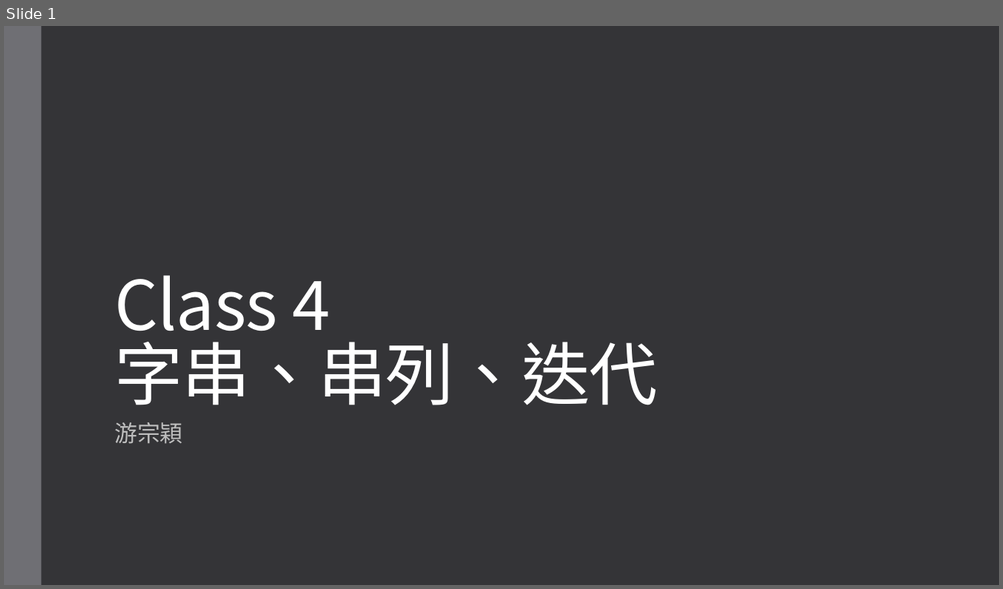
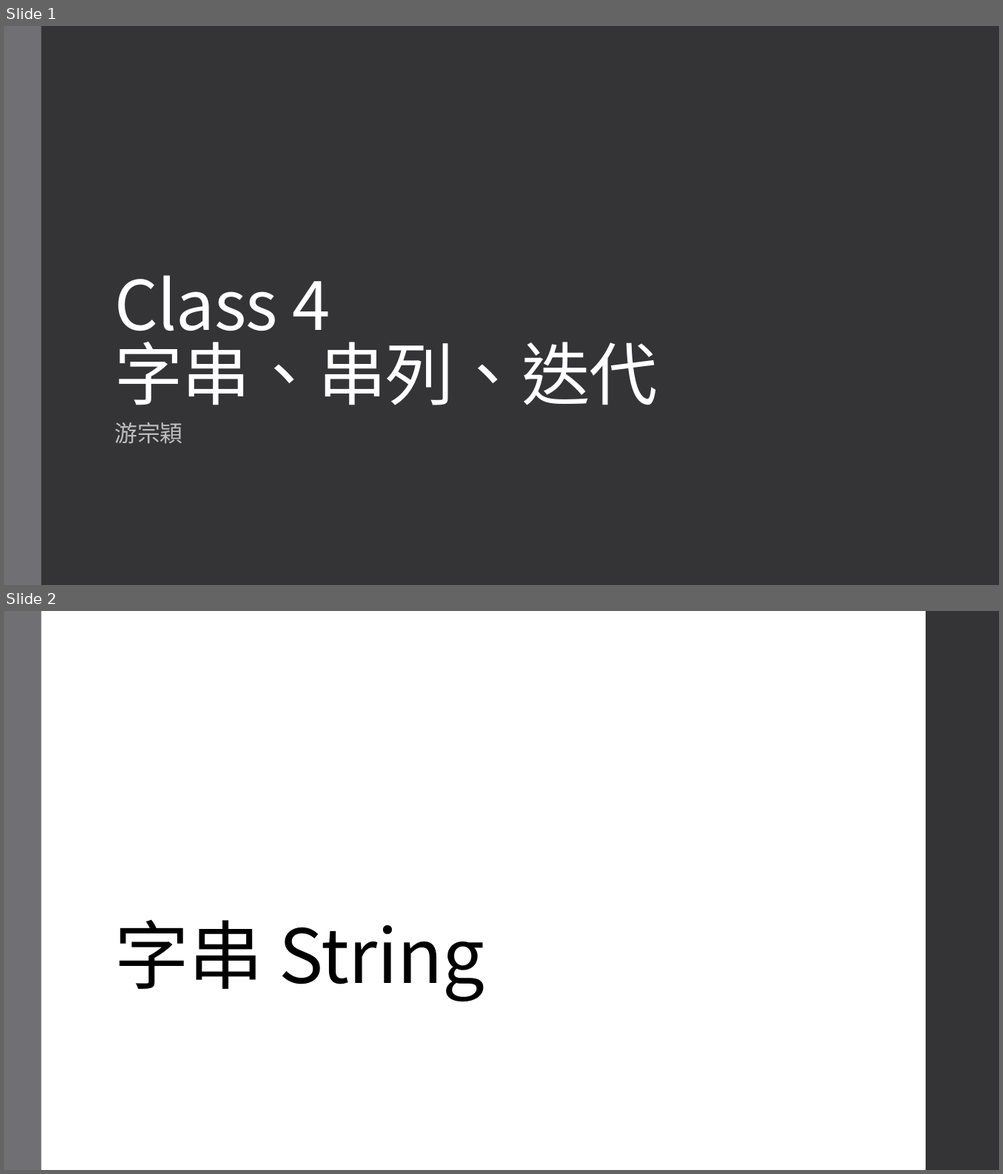
Before and after one commit to an920107/ServiceLearning, a slide deck: Class 4.pptx. Shown one above the other, each under a label of ours: slide 1 before the commit, slides 1 and 2 after it. The pictures are 1003x589 and 1003x1174 pixels, drawn with LibreOffice and Linux fonts; fonts in the diff are those of the drawing. Boxes give left, top, right and bottom in pixels: in the first picture for what was removed or moved away, otherwise in the second. Text is boxed around its words. In the diff, an @@ line names an element or a change of style, - is before the commit and + after.

```diff
--- a/Class 4.pptx
+++ b/Class 4.pptx
@@ slide 2 added at [4,611,999,1170], background #FFFFFF; not listed: 1 template element that a slide beside it also shows @@
@@ rectangle added at [925,611,999,1170], fill #353537 @@
@@ title added at [114,920,484,1002], 72 pt, text #000000 @@
+字串 String
```
Also in this commit, not shown: 19 other slides added.
